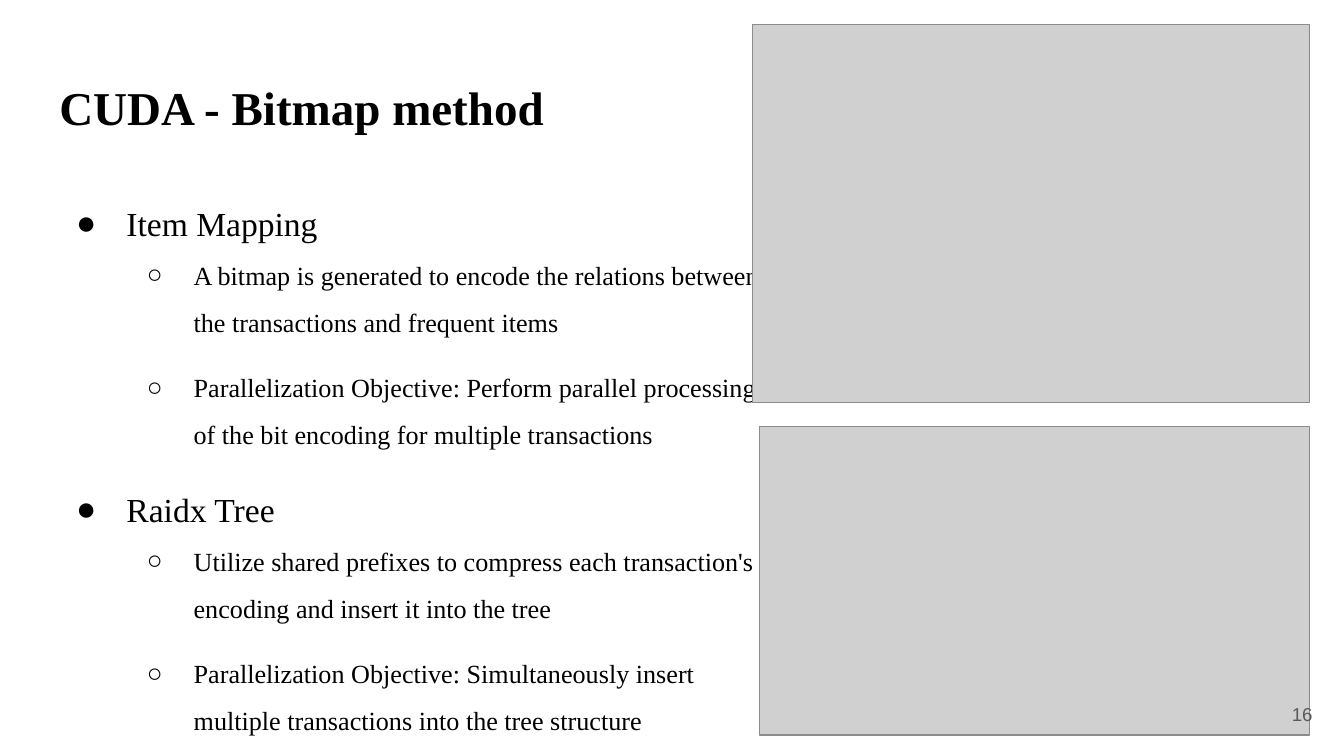
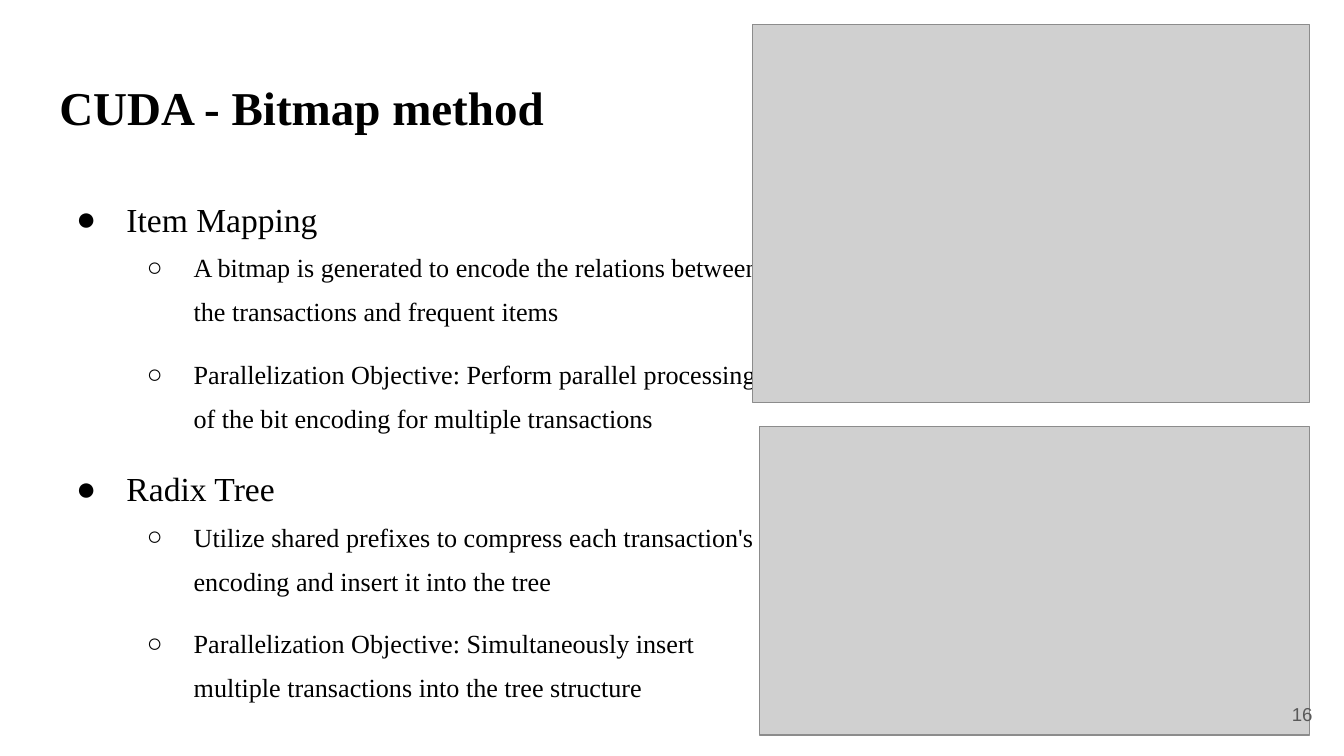
Before and after one commit to Hst0411/NYCU_Parellel_Programming_2024, a slide deck: slide 16 of Final Project/pp_final_project.pptx. Drawn at 1344x756 pixels with LibreOffice and Linux fonts; fonts in the diff are those of the drawing; grey boxes stand for pictures. Boxes give left, top, right and bottom in pixels: in the first picture for what was removed or moved away, otherwise in the second. Text is boxed around its words. In the diff, an @@ line names an element or a change of style, - is before the commit and + after.

```diff
--- a/Final Project/pp_final_project.pptx
+++ b/Final Project/pp_final_project.pptx
@@ text at [126, 210, 758, 703]: line spacing 1.5 to 1.4 @@
@@ text at [126, 477, 274, 502]: text changed @@
-● Raidx Tree
+● Radix Tree
```
